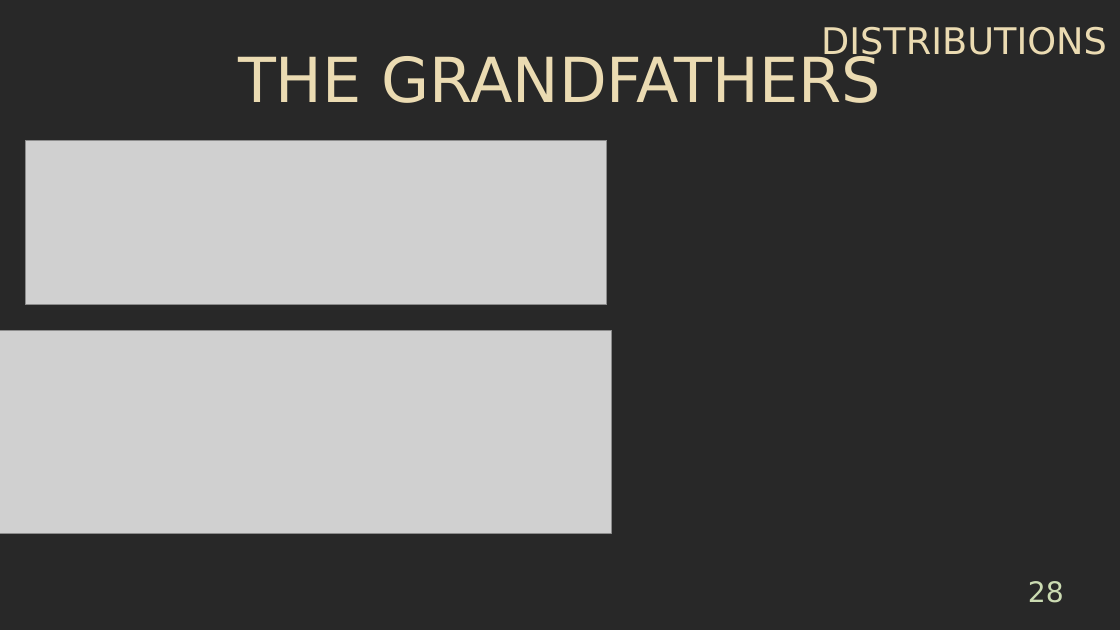
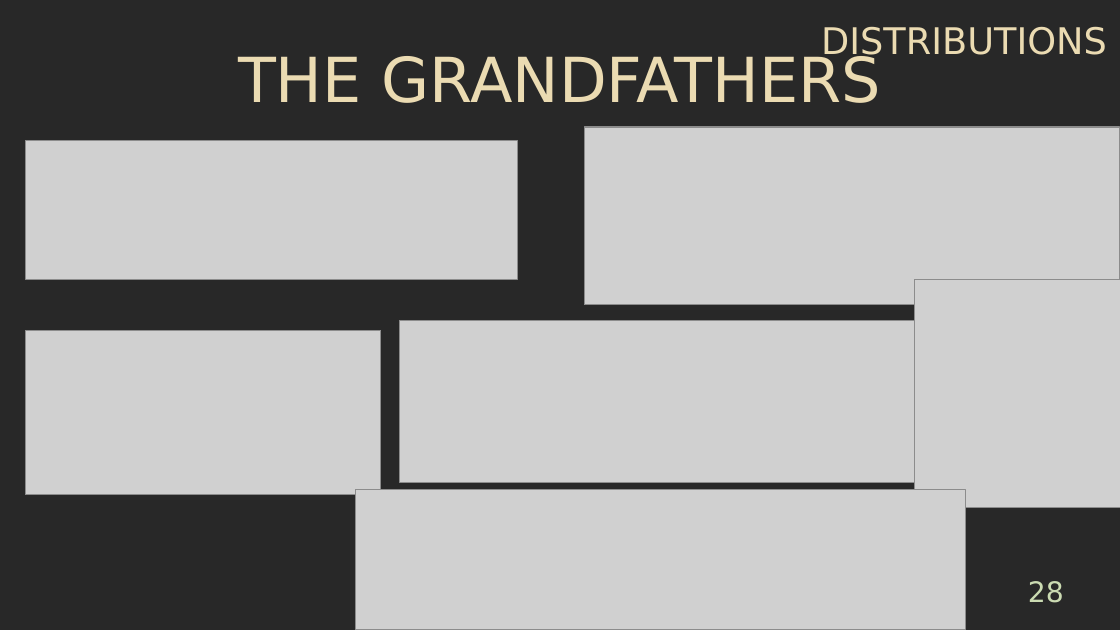
Before and after one commit to jpieles/linux-presentation, a slide deck: slide 28 of Presentation.odp. Drawn at 1120x630 pixels with LibreOffice and Linux fonts; fonts in the diff are those of the drawing; grey boxes stand for pictures. Boxes give left, top, right and bottom in pixels: in the first picture for what was removed or moved away, otherwise in the second. Text is boxed around its words. In the diff, an @@ line names an element or a change of style, - is before the commit and + after.

```diff
--- a/Presentation.odp
+++ b/Presentation.odp
@@ picture resized from (x1=25, y1=140, x2=607, y2=305) to (x1=25, y1=140, x2=517, y2=279) @@
@@ picture added at (x1=584, y1=127, x2=1120, y2=305) @@
@@ picture added at (x1=915, y1=279, x2=1120, y2=508) @@
@@ picture added at (x1=399, y1=320, x2=940, y2=483) @@
@@ picture resized from (x1=0, y1=330, x2=612, y2=534) to (x1=25, y1=330, x2=381, y2=495) @@
@@ picture added at (x1=356, y1=490, x2=966, y2=630) @@
```
Also in this commit, not shown: 8 other slides changed, 9 other files.
